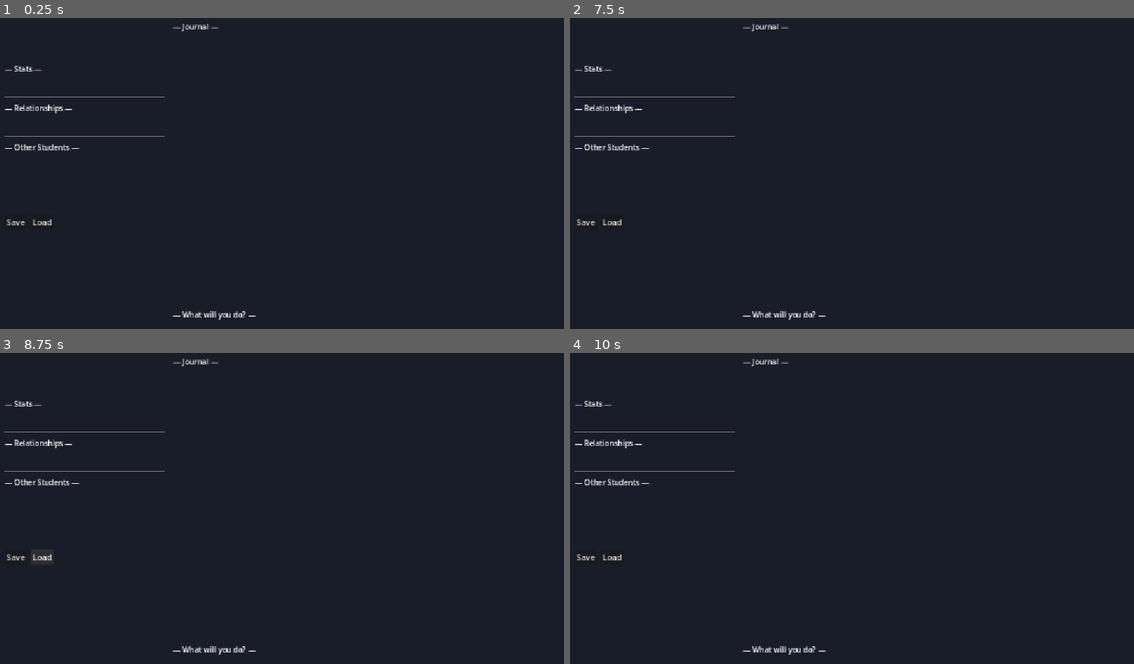
Above: before the commit, frames 1-4 (two rows, left to right).
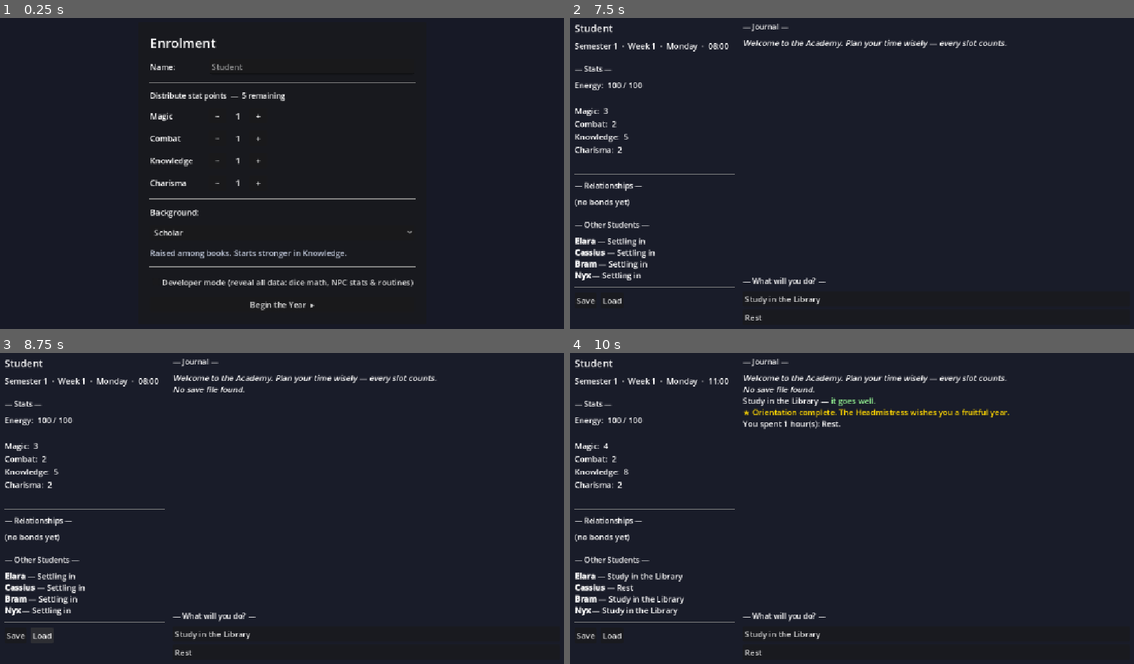
Above: after the commit, the same moments.

Repository: NyxTheCrow/academy
Game: Godot game, scene res://scenes/Root.tscn
Same seed, same stepped clock (60 frames per second), same inputs: the game is played once before the commit and once after it.
Inputs (mouse positions are in pixels of both pictures, inside the frame that each line leads up to):
- Up to frame 1 (0.25 s): no input
- Up to frame 2 (7.5 s): click (789, 114) at 0.5 s, where only the run after the commit has a clickable "−"; click (609, 223) at 1.25 s, where only the run before the commit has a clickable "Load"; click (829, 114) at 2 s, where only the run after the commit has a clickable "+"; click (789, 139) at 2.75 s, where only the run after the commit has a clickable "−"; click (829, 139) at 3.5 s, where only the run after the commit has a clickable "+"; click (789, 161) at 4.25 s, where only the run after the commit has a clickable "−"; click (829, 161) at 5 s, where only the run after the commit has a clickable "+"; click (789, 182) at 5.75 s, where only the run after the commit has a clickable "−"; click (829, 182) at 6.5 s, where only the run after the commit has a clickable "+"; click (852, 304) at 7.25 s, where only the run after the commit has a clickable "Begin the Year ▸"
- Up to frame 3 (8.75 s): click "Load" at 8 s
- Up to frame 4 (10 s): click (936, 632) at 8.75 s, where only the run after the commit has a clickable "Study in the Library"; click (936, 651) at 9.5 s, where only the run after the commit has a clickable "Rest"

The runs differ from the first frame. In frame 1, 3.6% of the frame differs, in the area x 0-74%, y 1-98%; in frame 2, 3.6%; in frame 3, 3.7%; in frame 4, 4.9%, in the area x 0-78%, y 1-98%.
Error before the commit: Parse Error: Cannot infer the type of "sn" variable because the value doesn't have a set type. (res://scripts/GameState.gd:282)

Commit message:
Fix Variant := inference in _students_node use and stat allocation
GameState.load_game inferred 'sn' from the untyped _students_node() and
CharCreationMode inferred 'next' from a Dictionary index; both are Variant
and fail :=. Use explicit typing. (The DebugOverlay/TestRunner import errors
were cascades from GameState failing to compile.)

Co-Authored-By: Claude Opus 4.8 <noreply@anthropic.com>
Claude-Session: https://claude.ai/code/session_01YZg37CEKBKZxHJukh6HEMW

Diff:
--- a/scenes/modes/CharCreationMode.gd
+++ b/scenes/modes/CharCreationMode.gd
@@ -134,7 +134,7 @@
 	return h
 
 func _adjust(stat: String, delta: int) -> void:
-	var next := _alloc[stat] + delta
+	var next: int = int(_alloc[stat]) + delta
 	if next < 1:
 		return
 	if delta > 0 and _points_left() <= 0:
--- a/scripts/GameState.gd
+++ b/scripts/GameState.gd
@@ -279,7 +279,7 @@
 	relationships = d.get("relationships", {})
 	flags = d.get("flags", {})
 	fired_events = d.get("fired_events", {})
-	var sn := _students_node()
+	var sn = _students_node()  # untyped: duck-typed autoload
 	if sn:
 		sn.deserialize(d.get("students", []))
 	message.emit("[i]Game loaded.[/i]")
